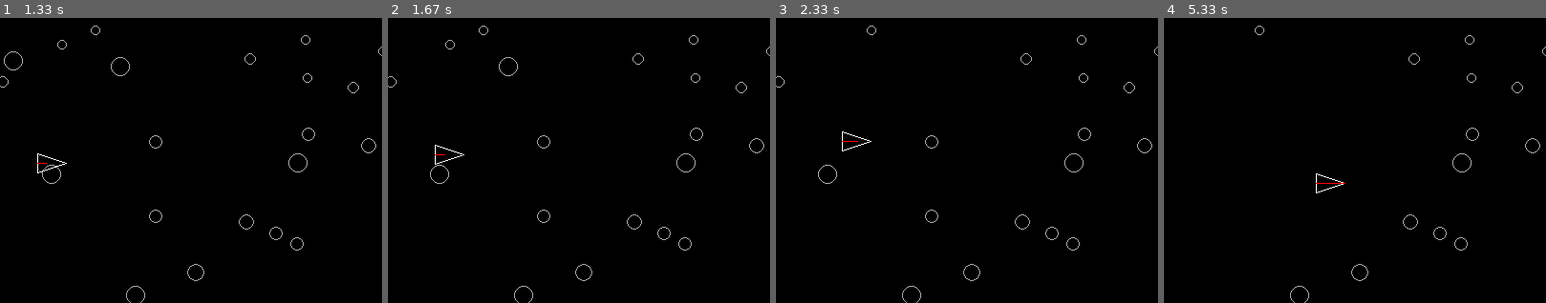
Above: before the commit, frames 1-4 (left to right).
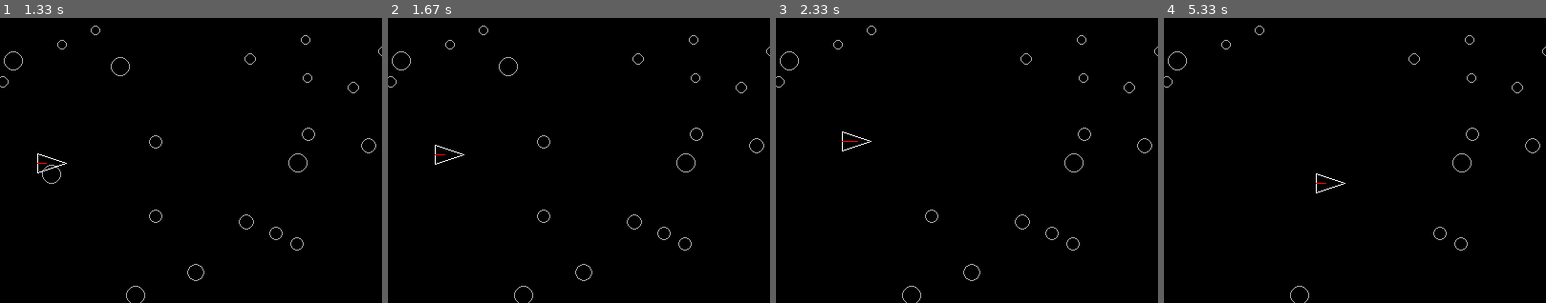
Above: after the commit, the same moments.

Repository: ilvrak/asteroid-blaster
Game: pygame game, started from asteroid-blaster.py
Two runs of this game, one before a commit and one after it. Both use one fixed random seed, a clock stepped at 60 frames per second and the inputs below.
Inputs:
- Up to frame 1 (1.33 s): no input
- Up to frame 2 (1.67 s): no input
- Up to frame 3 (2.33 s): no input
- Up to frame 4 (5.33 s): no input
The pictures show only the part of the screen within x 0-50%, y 18-68%; the shares and areas given below are measured in that part.

Frame 1 is identical in both runs. In frame 2, less than 0.1% of the frame differs, in the area x 1-16%, y 11-59%; in frame 3, 0.1%; in frame 4, 0.2%, in the area x 0-67%, y 7-93%.

Commit message:
ship nose as distance center

Diff:
--- a/asteroid-blaster.py
+++ b/asteroid-blaster.py
@@ -90,7 +90,7 @@
         asteroid_x, asteroid_y, asteroid_radius = asteroid
 
         # Проверка, расстояние от корабля до астероида
-        distance = math.hypot(asteroid_x - ship_x, asteroid_y - ship_y)
+        distance = math.hypot(asteroid_x - ship_nose[0], asteroid_y - ship_nose[1])
         if distance < 100:
             if battery_fill == 1:
                 # Рисование лазера
